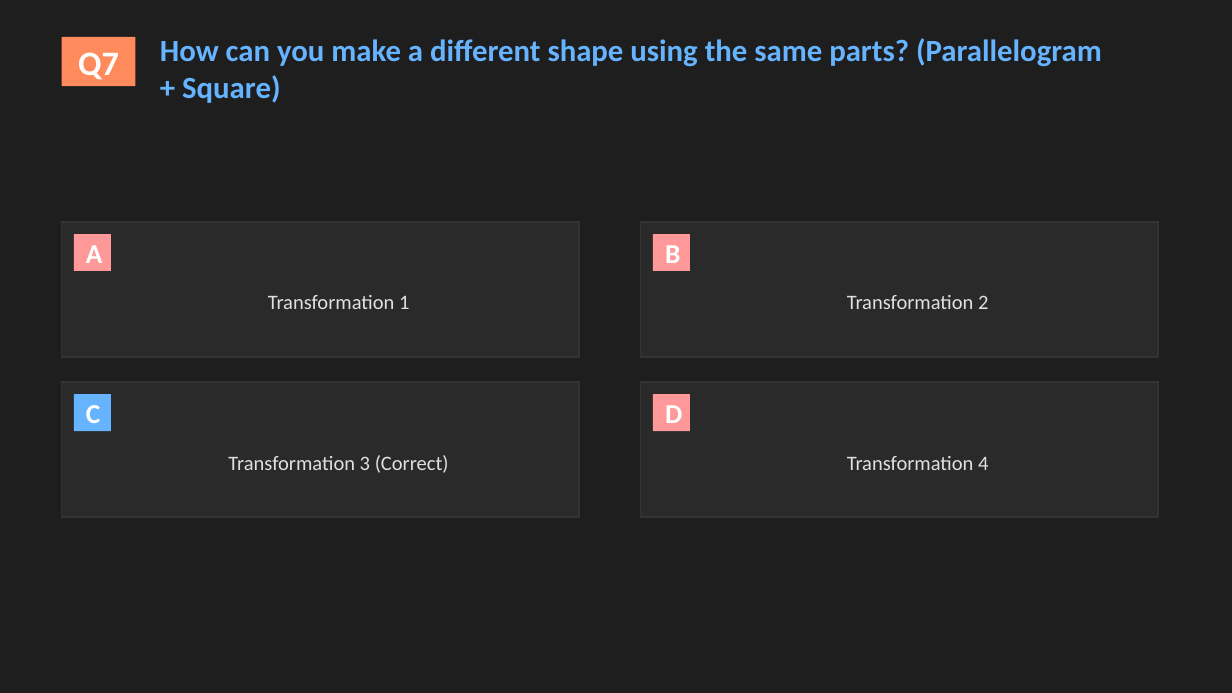
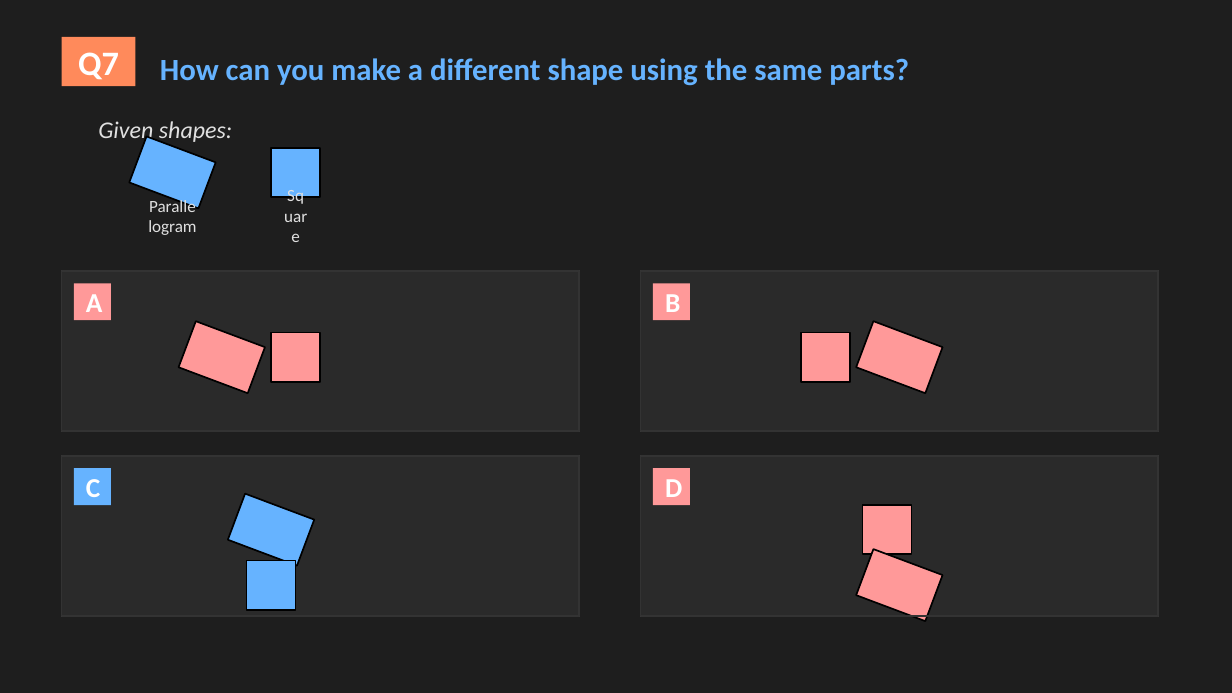
Before and after one commit to Regalx1/Math1-Quiz-Powerpoint, a slide deck: slide 13 of math-shapes-quiz-complete.pptx. Drawn at 1232x693 pixels with LibreOffice and Linux fonts; fonts in the diff are those of the drawing. Boxes give left, top, right and bottom in pixels: in the first picture for what was removed or moved away, otherwise in the second. Text is boxed around its words. In the diff, an @@ line names an element or a change of style, - is before the commit and + after.

```diff
--- a/math-shapes-quiz-complete.pptx
+++ b/math-shapes-quiz-complete.pptx
@@ text at (160,58,909,86): text changed @@
-How can you make a different shape using the same parts? (Parallelogram + Square)
+How can you make a different shape using the same parts?
@@ text added at (98,121,233,145), 14 pt, text #E0E0E0, italic @@
+Given shapes:
@@ rectangle added at (129,136,216,209), fill #66B3FF, outline #000000 1 pt @@
@@ rectangle added at (271,148,320,197), fill #66B3FF, outline #000000 1 pt @@
@@ text added at (136,203,209,228), 10 pt, text #E0E0E0 @@
+Parallelogram
@@ text added at (271,203,320,228), 10 pt, text #E0E0E0 @@
+Square
@@ rectangle: place and size @@
-rectangle at (62,222,579,357)
+rectangle at (62,271,579,431)
@@ rectangle: place and size @@
-rectangle at (62,222,579,357)
+rectangle at (62,271,579,431)
@@ rectangle "A": place and size @@
-rectangle "A" at (74,234,111,271)
+rectangle "A" at (74,283,111,320)
@@ text removed at (268,295,409,309) @@
-Transformation 1
@@ rectangle: place and size @@
-rectangle at (641,382,1158,517)
+rectangle at (641,271,1158,431)
@@ rectangle: place and size @@
-rectangle at (641,222,1158,357)
+rectangle at (641,271,1158,431)
@@ rectangle "B": place and size @@
-rectangle "B" at (653,234,690,271)
+rectangle "B" at (653,283,690,320)
@@ text removed at (847,295,988,309) @@
-Transformation 2
@@ rectangle added at (178,321,265,393), fill #FF9999, outline #000000 1 pt @@
@@ rectangle added at (856,321,943,393), fill #FF9999, outline #000000 1 pt @@
@@ rectangle added at (271,333,320,382), fill #FF9999, outline #000000 1 pt @@
@@ rectangle added at (801,333,850,382), fill #FF9999, outline #000000 1 pt @@
@@ rectangle: place and size @@
-rectangle at (62,382,579,517)
+rectangle at (62,456,579,616)
@@ rectangle: place and size @@
-rectangle at (62,382,579,517)
+rectangle at (62,456,579,616)
@@ rectangle "C": place and size @@
-rectangle "C" at (74,394,111,431)
+rectangle "C" at (74,468,111,505)
@@ text removed at (228,455,449,473) @@
-Transformation 3 (Correct)
@@ rectangle: place and size @@
-rectangle at (641,382,1158,517)
+rectangle at (641,456,1158,616)
@@ rectangle: place and size @@
-rectangle at (641,222,1158,357)
+rectangle at (641,456,1158,616)
@@ rectangle "D": place and size @@
-rectangle "D" at (653,394,690,431)
+rectangle "D" at (653,468,690,505)
@@ text removed at (847,456,988,470) @@
-Transformation 4
@@ rectangle added at (228,494,314,566), fill #66B3FF, outline #000000 1 pt @@
@@ rectangle added at (862,505,912,554), fill #FF9999, outline #000000 1 pt @@
@@ rectangle added at (246,561,296,610), fill #66B3FF, outline #000000 1 pt @@
@@ rectangle added at (856,549,943,621), fill #FF9999, outline #000000 1 pt @@
```
Also in this commit, not shown: 3 other slides changed, 1 other file.
